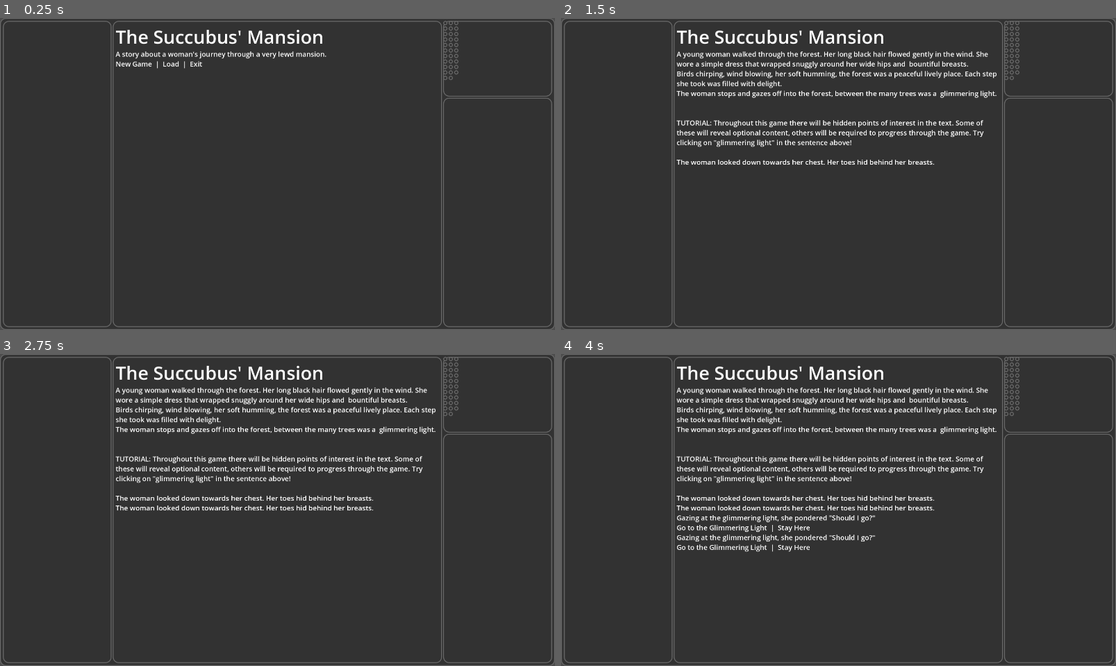
Above: before the commit, frames 1-4 (two rows, left to right).
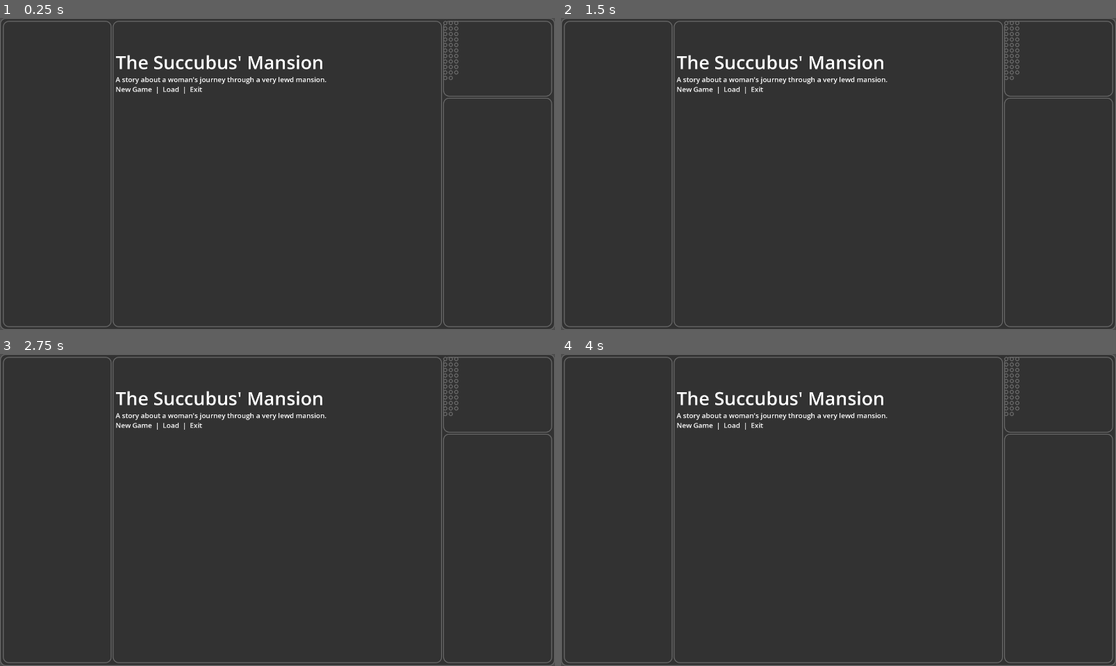
Above: after the commit, the same moments.

Repository: TheSkyIsBlueee/TheSuccubusMansion
Game: Godot game, scene res://UI/view.tscn
Two runs of this game, one before a commit and one after it. Both use one fixed random seed, a clock stepped at 60 frames per second and the inputs below.
Inputs (mouse positions are in pixels of both pictures, inside the frame that each line leads up to):
- Up to frame 1 (0.25 s): no input
- Up to frame 2 (1.5 s): tap Enter at 0.5 s; move the mouse to (888, 55) at 0.52 s; click (888, 55) at 0.67 s; tap Space at 1.25 s; move the mouse to (927, 64) at 1.27 s; click (927, 64) at 1.42 s
- Up to frame 3 (2.75 s): tap Enter at 2 s; move the mouse to (394, 400) at 2.02 s; click (394, 400) at 2.17 s
- Up to frame 4 (4 s): tap Space at 2.75 s; move the mouse to (960, 428) at 2.77 s; click (960, 428) at 2.92 s; tap Enter at 3.5 s; move the mouse to (988, 428) at 3.52 s; click (988, 428) at 3.67 s

The runs differ from the first frame. In frame 1, 2.1% of the frame differs, in the area x 20-59%, y 3-25%; in frame 2, 5.1%; in frame 3, 5.4%; in frame 4, 6.4%, in the area x 20-79%, y 3-64%.

Commit message:
Added save template file for new save file creation.     Updated MainMenu for new game, delete save, and load save functionalities.
    Added SaveManager, a file whose purpose is manage the acts of saving, loading saving, and deleting save. It also handles creating a new save. SaveManager is the business logic class, it lacks a GUI to interact with it.
    Updated MainMenu to provide a GUI to interface with SaveManager.
    Added SaveState, an AutoLoad that holds the active save slot in memory.
    Added Confirm prompt to save deletion. Save slot list has been pushed down so that the confirm prompt does not overlap with the Delete button, preventing double click madness.
    Added save_template.json. This file is the initial save state when creating a new game. It currently only possesses a single attribute, "activeScene". activeScene is managed by ActiveContentController and read by the SaveManager to load the user to the correct scene when loading a save.

Diff:
--- a/ContentControllers/MainMenu.gd
+++ b/ContentControllers/MainMenu.gd
@@ -2,10 +2,11 @@
 
 const Log = preload("res://Scripts/Log.gd");
 const InteractableLog = preload("res://Scripts/InteractableLog.gd");
+const SaveManager = preload("res://utils/SaveManager.gd");
 
 func run():
 	var title = Log.new();
-	title.text = "The Succubus' Mansion";
+	title.text = "\nThe Succubus' Mansion";
 	title.theme = load("res://UI/TitleFont.tres");
 	PostBoard.post(title);
 	PostBoard.postLog("\nA story about a woman's journey through a very lewd mansion.");
@@ -17,10 +18,52 @@
 
 func onNewGameClick(event):
 	if isGuiClickEvent(event):
-		ActiveContentController.setController(load("res://ContentControllers/OpeningScene.gd").new());
+		SaveManager.newSave();
 
 func onLoadClick(event):
-	pass;
+	if isGuiClickEvent(event):
+		PostBoard.postLog("\n\n\n\n\n");
+		var saveSlots = SaveManager.getSaveSlots();
+		if saveSlots.size() == 0:
+			PostBoard.postLog("\nNo saves found.");
+		else:
+			for save in saveSlots:
+				var dataParts = SaveManager.splitSaveSlot(save);
+				PostBoard.postLog("\nSave " + dataParts[2] + " - " + SaveManager.saveTimeToDateTime(String(dataParts[1])) + " | ");
+				PostBoard.postInteractableLog("Load", _onLoadSaveClick.bind(save));
+				PostBoard.postLog(" | ");
+				PostBoard.postInteractableLog("Delete", _onDeleteSaveClick.bind(save));
+
+		PostBoard.postInteractableLog("\nBack", _onLoadBackClick);
+
+func _onLoadSaveClick(event, save: String):
+	if isGuiClickEvent(event):
+		SaveManager.loadSave(save);
+
+func _onDeleteSaveClick(event, save: String):
+	if isGuiClickEvent(event):
+		PostBoard.clear();
+		var dataParts = SaveManager.splitSaveSlot(save);
+		PostBoard.postLog("\nSave " + dataParts[2] + " - " + SaveManager.saveTimeToDateTime(String(dataParts[1])) + " | ");
+		PostBoard.postLog("\nAre you sure you want to delete this save? This can not be reversed.");
+		PostBoard.postInteractableLog("\nConfirm", _onDeleteConfirmClick.bind(save));
+		PostBoard.postLog(" | ");
+		PostBoard.postInteractableLog("Cancel", _onDeleteCancelClick);
+
+func _onDeleteConfirmClick(event, save: String):
+	if isGuiClickEvent(event):
+		SaveManager.deleteSave(save);
+		PostBoard.clear();
+		onLoadClick(event);
+
+func _onDeleteCancelClick(event):
+	if isGuiClickEvent(event):
+		PostBoard.clear();
+		onLoadClick(event);
+
+func _onLoadBackClick(event):
+	if isGuiClickEvent(event):
+		run();
 
 func onExitClick(event):
 	if isGuiClickEvent(event):
--- a/project.godot
+++ b/project.godot
@@ -18,6 +18,7 @@
 [autoload]
 
 GlobalGetTree="*res://utils/GlobalGetTree.gd"
+SaveState="*res://utils/SaveState.gd"
 PostBoard="*res://utils/PostBoard.gd"
 ActiveContentController="*res://utils/ActiveContentController.gd"
 
--- /dev/null
+++ b/templates/save_template.json
@@ -0,0 +1,3 @@
+{
+	"activeScene": "res://ContentControllers/OpeningScene.gd"
+}
--- a/utils/ActiveContentController.gd
+++ b/utils/ActiveContentController.gd
@@ -7,4 +7,5 @@
 func setController(controller: ContentController):
 	PostBoard.clear();
 	_activeController = controller;
+	SaveState.saveData.activeScene = controller.get_script().get_path();
 	_activeController.run();
--- a/utils/GlobalGetTree.gd
+++ b/utils/GlobalGetTree.gd
@@ -1,4 +1,4 @@
 extends Node
 
-func quit():
-	get_tree().quit();
+func quit(status: Error = 0):
+	get_tree().quit(status);
--- /dev/null
+++ b/utils/SaveManager.gd
@@ -0,0 +1,56 @@
+extends RefCounted
+
+const _SAVES_PREFIX: String = "user://";
+const _SAVES_DIR: String = "saves";
+const _SAVES_PATH: String = _SAVES_PREFIX + _SAVES_DIR;
+const _SAVES_FILE_EXT: String = "_.json";
+
+static func _dateTimeToFileName(datetime: String) -> String:
+	return datetime.replace(":", "C").replace(" ", "V");
+
+static func saveTimeToDateTime(savetime: String) -> String:
+	return savetime.replace("C", ":").replace("V", " ");
+
+static func splitSaveSlot(saveslot: String) -> PackedStringArray:
+	return saveslot.split("_");
+
+static func _getNewSaveTime() -> String:
+	return _dateTimeToFileName(Time.get_datetime_string_from_system(false, true));
+
+static func newSave():
+	if !DirAccess.open(_SAVES_PREFIX).dir_exists(_SAVES_DIR):
+		DirAccess.open(_SAVES_PREFIX).make_dir(_SAVES_DIR);
+	var saves = DirAccess.open(_SAVES_PATH);
+	var saveSlots = saves.get_files();
+	var slotNumber = 1;
+	if saveSlots.size() != 0:
+		slotNumber = int(saveSlots[-1].split("_")[2]);
+	SaveState.saveFileName = "save_" + _getNewSaveTime() +  "_" + str(slotNumber) + _SAVES_FILE_EXT;
+	SaveState.saveData = load("res://templates/save_template.json").data;
+	save();
+	_loadData();
+
+static func save():
+	var nameParts = SaveState.saveFileName.split("_");
+	nameParts[1] = _getNewSaveTime()
+	SaveState.saveFileName = "_".join(nameParts);
+	var file: FileAccess = FileAccess.open(_SAVES_PATH + "/" + SaveState.saveFileName, FileAccess.WRITE);
+	file.store_line(JSON.stringify(SaveState.saveData));
+	file.close();
+
+static func getSaveSlots() -> PackedStringArray:
+	if !DirAccess.open(_SAVES_PREFIX).dir_exists(_SAVES_DIR):
+		DirAccess.open(_SAVES_PREFIX).make_dir(_SAVES_DIR);
+	var saves = DirAccess.open(_SAVES_PATH);
+	return saves.get_files();
+
+static func loadSave(saveslot: String):
+	SaveState.saveData = JSON.parse_string(FileAccess.get_file_as_string(_SAVES_PATH + "/" + saveslot));
+	SaveState.saveFileName = saveslot;
+	_loadData();
+
+static func _loadData():
+	ActiveContentController.setController(load(SaveState.saveData.activeScene).new());
+
+static func deleteSave(saveslot: String):
+	DirAccess.open(_SAVES_PATH).remove(saveslot);
--- /dev/null
+++ b/utils/SaveState.gd
@@ -0,0 +1,4 @@
+extends Node
+
+var saveData: Dictionary;
+var saveFileName: String;
